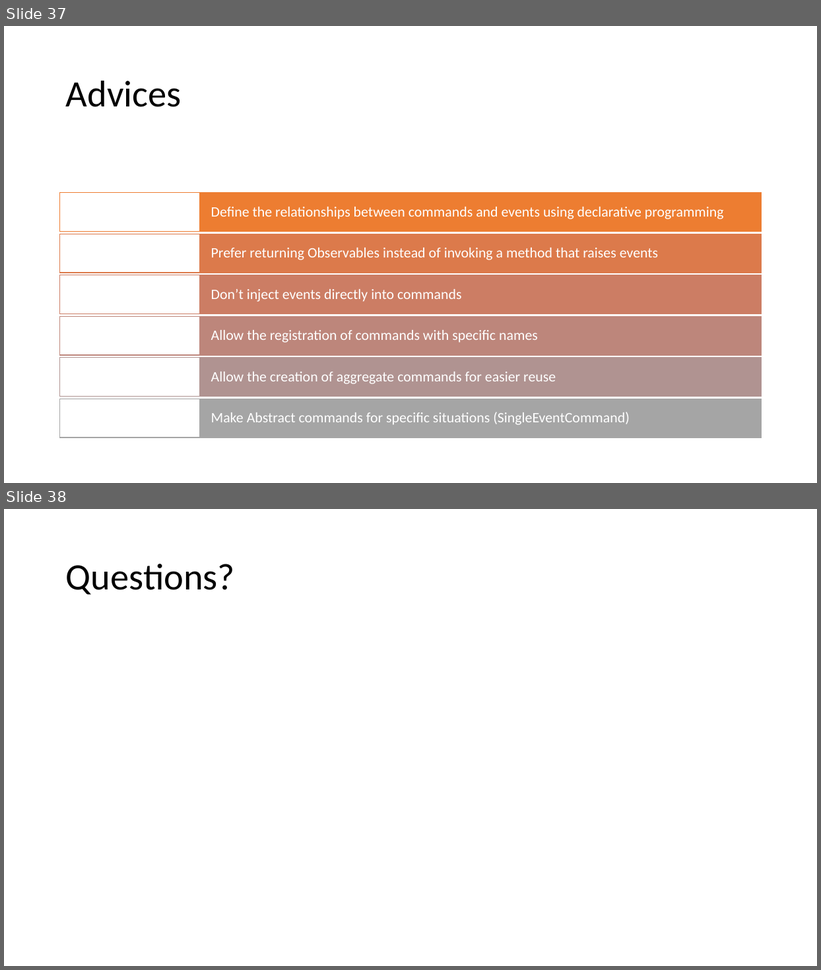
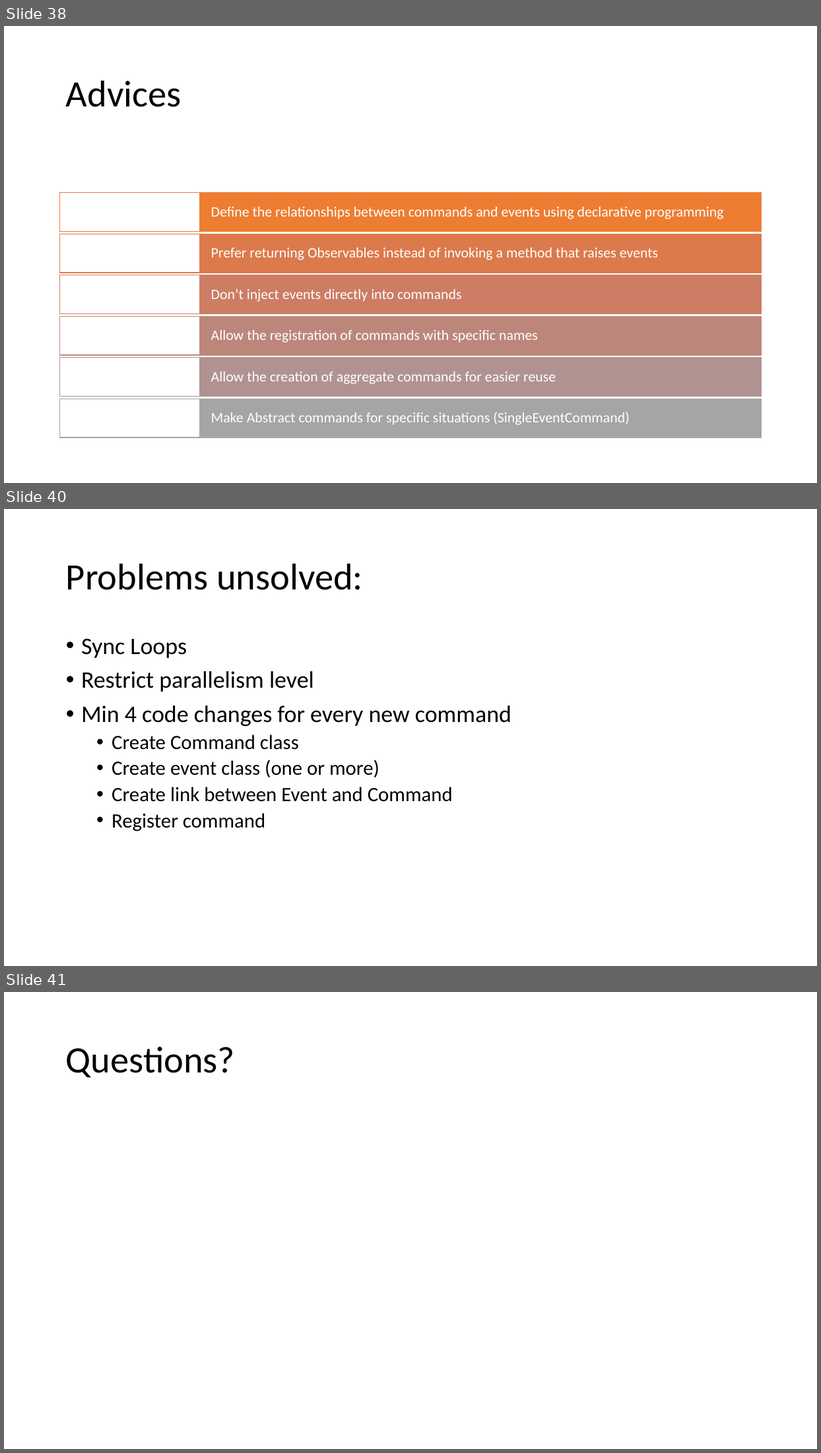
Before and after one commit to MihaiTheCoder/EventMadness, a slide deck: Reactive programming.pptx. Shown one above the other, each under a label of ours: slides 37 and 38 before the commit, slides 38, 40 and 41 after it; the slides between them are not shown. The pictures are 821x970 and 821x1453 pixels, drawn with LibreOffice and Linux fonts; fonts in the diff are those of the drawing. Boxes give left, top, right and bottom in pixels: in the first picture for what was removed or moved away, otherwise in the second. Text is boxed around its words. In the diff, an @@ line names an element or a change of style, - is before the commit and + after.

```diff
--- a/Reactive programming.pptx
+++ b/Reactive programming.pptx
@@ slide 40 added at box(4, 509, 817, 966), background #FFFFFF @@
@@ title added at box(66, 563, 363, 590), 44 pt, text #000000 @@
+Problems unsolved:
@@ text added at box(81, 638, 512, 832), 24 pt, text #000000 @@
+• Sync Loops
+• Restrict parallelism level
+• Min 4 code changes for every new command
+  • Create Command class
+  • Create event class (one or more)
+  • Create link between Event and Command
+  • Register command
@@ what was slide 37 is now slide 38 @@
@@ what was slide 38 is now slide 41 @@
```
Also in this commit, not shown: 1 slide changed, 2 other slides added.
